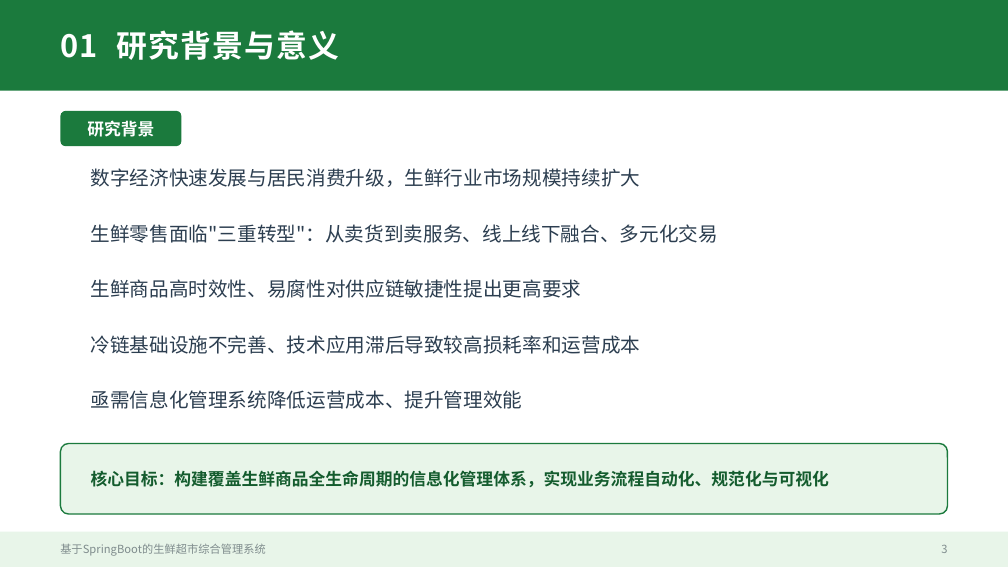
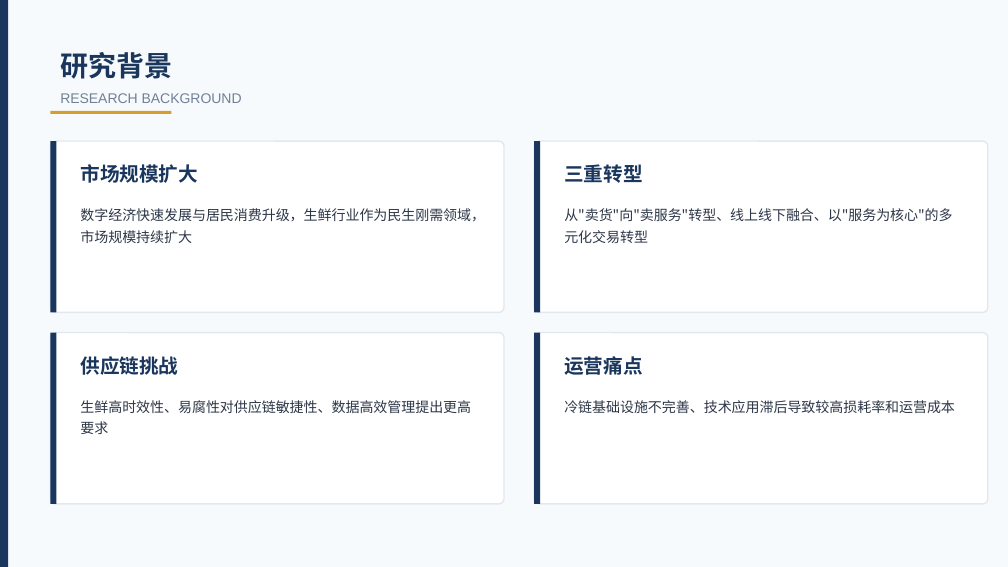
Before and after one commit to lvolk555/Trea--warehouse-, a slide deck: slide 4 of 生鲜超市综合管理系统_毕业答辩PPT.pptx (slide 3 before the commit). Drawn at 1008x567 pixels with LibreOffice and Linux fonts; fonts in the diff are those of the drawing. Boxes give left, top, right and bottom in pixels: in the first picture for what was removed or moved away, otherwise in the second. Text is boxed around its words. In the diff, an @@ line names an element or a change of style, - is before the commit and + after.

Commit message:
更新毕业答辩PPT - 采用深蓝色商务模板风格，添加学院信息

```diff
--- a/生鲜超市综合管理系统_毕业答辩PPT.pptx
+++ b/生鲜超市综合管理系统_毕业答辩PPT.pptx
@@ background #FFFFFF to #F7FAFC @@
@@ rectangle removed at (0, 0, 1008, 91) @@
@@ rectangle added at (0, 0, 8, 566), fill #1A365D @@
@@ text "研究背景": place and size @@
-text "研究背景" at (87, 120, 154, 137)
+text "研究背景" at (60, 52, 172, 79)
@@ text "研究背景" at (60, 52, 172, 79): size 12 to 20 pt, text colour #FFFFFF to #1A365D; alignment centre to left @@
@@ text removed at (60, 30, 339, 60) @@
-01 研究背景与意义
@@ rectangle added at (50, 111, 171, 114), fill #D69E2E @@
@@ rounded rectangle removed at (60, 111, 181, 146) @@
@@ text added at (60, 93, 242, 103), 10 pt, text #718096 @@
+RESEARCH BACKGROUND
@@ rounded rectangle added at (50, 141, 504, 312), fill #FFFFFF, outline #E2E8F0 1 pt @@
@@ rectangle added at (50, 141, 56, 312), fill #1A365D @@
@@ rounded rectangle added at (534, 141, 988, 312), fill #FFFFFF, outline #E2E8F0 1 pt @@
@@ rectangle added at (534, 141, 540, 312), fill #1A365D @@
@@ text added at (80, 164, 198, 183), 14 pt, text #1A365D, bold @@
+市场规模扩大
@@ text added at (564, 164, 642, 183), 14 pt, text #1A365D, bold @@
+三重转型
@@ text at (80, 208, 485, 243): text changed; size 14 to 10 pt; text colour #2C3E50 to #2D3748 @@
-数字经济快速发展与居民消费升级，生鲜行业市场规模持续扩大
+数字经济快速发展与居民消费升级，生鲜行业作为民生刚需领域，市场规模持续扩大
@@ text at (564, 208, 952, 243): text changed; size 14 to 10 pt; text colour #2C3E50 to #2D3748 @@
-生鲜零售面临"三重转型"：从卖货到卖服务、线上线下融合、多元化交易
+从"卖货"向"卖服务"转型、线上线下融合、以"服务为核心"的多元化交易转型
@@ rounded rectangle added at (50, 333, 504, 504), fill #FFFFFF, outline #E2E8F0 1 pt @@
@@ rectangle added at (50, 333, 56, 504), fill #1A365D @@
@@ text added at (80, 356, 178, 375), 14 pt, text #1A365D, bold @@
+供应链挑战
@@ rounded rectangle added at (534, 333, 988, 504), fill #FFFFFF, outline #E2E8F0 1 pt @@
@@ rectangle added at (534, 333, 540, 504), fill #1A365D @@
@@ text added at (564, 356, 642, 375), 14 pt, text #1A365D, bold @@
+运营痛点
@@ text "冷链基础设施不完善、技术应用滞后导致较高损耗率和运营成本": place and size @@
-text "冷链基础设施不完善、技术应用滞后导致较高损耗率和运营成本" at (91, 335, 641, 354)
+text "冷链基础设施不完善、技术应用滞后导致较高损耗率和运营成本" at (564, 400, 955, 413)
@@ text "冷链基础设施不完善、技术应用滞后导致较高损耗率和运营成本" at (564, 400, 955, 413): size 14 to 10 pt, text colour #2C3E50 to #2D3748; line spacing 1 to 1.3 @@
@@ text at (80, 400, 471, 434): text changed; size 14 to 10 pt; text colour #2C3E50 to #2D3748 @@
-生鲜商品高时效性、易腐性对供应链敏捷性提出更高要求
+生鲜高时效性、易腐性对供应链敏捷性、数据高效管理提出更高要求
@@ text removed at (91, 390, 523, 409) @@
-亟需信息化管理系统降低运营成本、提升管理效能
@@ rounded rectangle removed at (60, 444, 948, 514) @@
@@ text removed at (91, 470, 829, 487) @@
-核心目标：构建覆盖生鲜商品全生命周期的信息化管理体系，实现业务流程自动化、规范化与可视化
@@ rectangle removed at (0, 532, 1008, 567) @@
@@ text removed at (60, 544, 265, 556) @@
-基于SpringBoot的生鲜超市综合管理系统
@@ text removed at (941, 545, 947, 553) @@
-3
```
Also in this commit, not shown: 12 other slides changed, 9 slides added, 11 slides removed.
